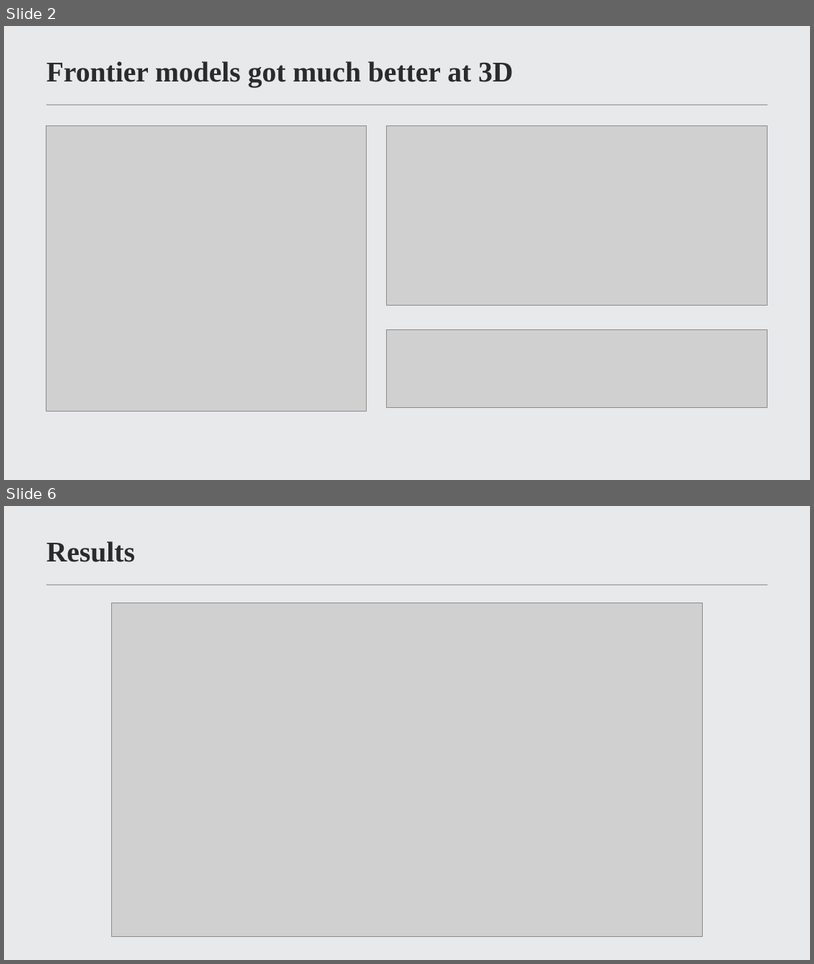
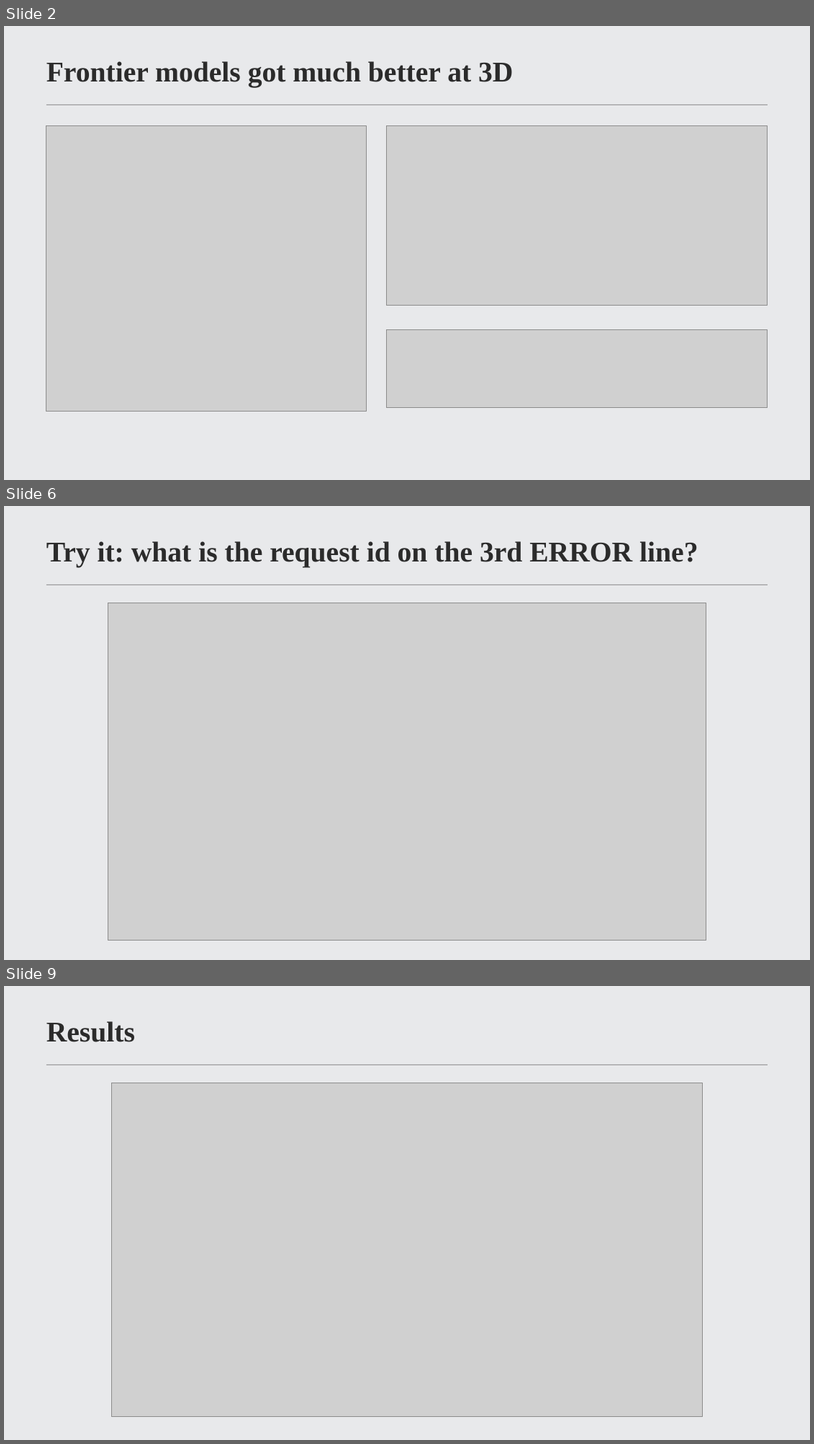
Before and after one commit to MrNaakka/bidy2, a slide deck: docs/framehunt-pitch-short.pptx. Shown one above the other, each under a label of ours: slides 2 and 6 before the commit, slides 2, 6 and 9 after it; the slides between them are not shown. The pictures are 814x964 and 814x1444 pixels, drawn with LibreOffice and Linux fonts; fonts in the diff are those of the drawing; grey boxes stand for pictures; background and template pictures are left out. Boxes give left, top, right and bottom in pixels: in the first picture for what was removed or moved away, otherwise in the second. Text is boxed around its words. In the diff, an @@ line names an element or a change of style, - is before the commit and + after.

```diff
--- a/docs/framehunt-pitch-short.pptx
+++ b/docs/framehunt-pitch-short.pptx
@@ slide 6 added at <box>4,506,810,960</box>, background picture (left out); not listed: 1 template element that a slide beside it also shows @@
@@ title added at <box>46,541,698,567</box>, 34 pt, text #2B2B2B, bold @@
+Try it: what is the request id on the 3rd ERROR line?
@@ picture added at <box>108,602,707,939</box> @@
@@ what was slide 6 is now slide 9 @@
```
Also in this commit, not shown: 4 slides changed, 2 other slides added.
